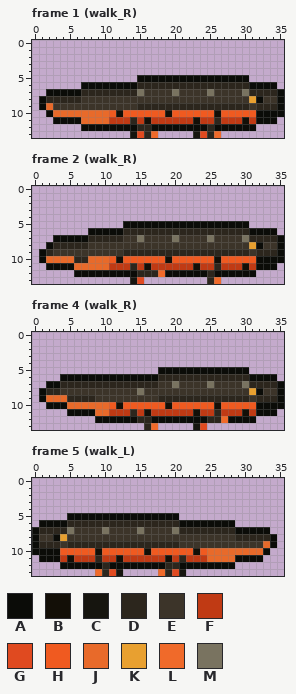
One commit to this pixel-art file: assets/creatures/freshwater/marsh_swamp/ms_chinese_fire_bellied_newt.aseprite. The picture above was drawn from the file before the commit.
36x14 pixels, 16 frames. Colours within 5 levels of each other are drawn and written as one. Shown: frame 1 (walk_R), frame 2 (walk_R), frame 4 (walk_R), frame 5 (walk_L). The commit also changed other frames, which this record leaves out.
Palette (. is transparent): A #0b0c08  B #130f07  C #16150f  D #2c261d  E #3c3429  F #c03a14  G #e04a20  H #f05a20  J #e86a2a  K #e8a030  L #f06a2a  M #797360
Pixels before, frame 1 (walk_R), first column x 1:
 5 ..............AAAAAAAAAAAAAAAA.....
 6 ......AAAAAAAADDDDDDDDDDDDDDDDAAAA.
 7 .AAAAADDDDDDDDMEEEEMEEEEMEEEEMDDDDA
 8 ADDDDDEEEEEEEEEEEEEEEEEEEEEEEEKAEEA
 9 AJEEEEEEEEEEEEDDDDDDDDDDDDDDDDEDDDA
10 .AJJJJJJJJHBHHHHHHBHHHHHHBHHHHHAAAA
11 ..AAAAJJJJFFFDFBFFFFFFBFFDFFFBFAAA.
12 ......AAAAAAAADDAAAAAAAADAAAAAA....
13 .............CGDL.....CGDL.........
Pixels before, frame 2 (walk_R), first column x 1:
 5 ............AAAAAAAAAAAAAAAAAA.....
 6 .......AAAAADDDDDDDDDDDDDDDDDDAAAA.
 7 ..AAAAADDDDDEEMEEEEMEEEEMEEEEMDDDDA
 8 .ADDDDDEEEEEEEEEEEEEEEEEEEEEEEKAEEA
 9 ADEEEEEEEEEEDDDDDDDDDDDDDDDDDDEDDDA
10 AJJJJDDJJJHBHHHHHHBHHHHHHBHHHHHAAAA
11 .AAAAJJJJJFFFDFBFFFFFFBFFDFFFBFAAA.
12 .....AAAAAAAAADDDLAAAAAADAAAAAA....
13 .............CG.........DL.........
Pixels before, frame 4 (walk_R), first column x 1:
 5 .................AAAAAAAAAAAAA.....
 6 ...AAAAAAAAAAAAAADDDDDDDDDDDDDAAAA.
 7 .AADDDDDDDDDDDDDDEEMEEEEMEEEEMDDDDA
 8 ADDEEEEEEEEEEEMEEEEEEEEEEEEEEEKAEEA
 9 AJJJDDDDEEEEEEEEEDDDDDDDDDDDDDEDDDA
10 .AAAJJJJJJHBHHHHHHBHHHHHHBHHHHHAAAA
11 ....AAAAJJFFFDFBFFFFFFBFFDFFFBFAAA.
12 ........AAAAAADDAAAAAAAADDLAAAA....
13 ...............DL.....CG...........
Pixels before, frame 5 (walk_L), first column x 0:
 5 .....AAAAAAAAAAAAAAAA..............
 6 .AAAADDDDDDDDDDDDDDDDAAAAAAAA......
 7 ADDDDMEEEEMEEEEMEEEEMDDDDDDDDAAAAA.
 8 AEEAKEEEEEEEEEEEEEEEEEEEEEEEEDDDDDA
 9 ADDDEDDDDDDDDDDDDDDDDEEEEEEEEEEEEJA
10 AAAAHHHHHBHHHHHHBHHHHHHBHJJJJJJJJA.
11 .AAAFBFFFDFFBFFFFFFBFDFFFJJJJAAAA..
12 ....AAAAAADAAAAAAAADDAAAAAAAA......
13 .........LDGC.....LDGC.............
The same view after the edit:
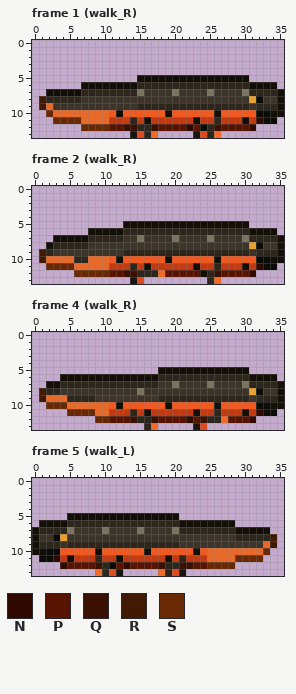
Colours new in this view: N #300a01  P #581301  Q #391002  R #401a03  S #6a2905
Diff:
Changed rows in their new state; - is an unchanged pixel.
Frame 1 (walk_R):
first column x 1:
 5 --------------BBBBBBBBBBBBBBBB-----
 6 ------BBBBBBBB----------------BBBB-
 7 -BBBBB----------------------------B
 8 R---------------------------------B
 9 R---------------------------------B
10 -S-------------------------------BB
11 --SSSS-------------------------N---
12 ------SSSSPPQQ--QPPPPNP--QPPPPN----
Frame 2 (walk_R):
first column x 1:
 5 ------------BBBBBBBBBBBBBBBBBB-----
 6 -------BBBBB------------------BBBB-
 7 --BBBBB---------------------------B
 8 -B--------------------------------B
 9 R---------------------------------B
10 R--------------------------------BB
11 -SSSS--------------------------N---
12 -----SSSSSPPQQ----PPPPPB-QPPPPN----
Frame 4 (walk_R):
first column x 1:
 5 -----------------BBBBBBBBBBBBB-----
 6 ---BBBBBBBBBBBBBB-------------BBBB-
 7 -BB-------------------------------B
 8 R---------------------------------B
 9 R---------------------------------B
10 -SSS-----------------------------BB
11 ----SSSS-----------------------N---
12 --------SSPPPQ--QPPPPNPQ---PPPN----
Frame 5 (walk_L):
first column x 0:
 5 -----BBBBBBBBBBBBBBBB--------------
 6 -BBBB----------------BBBBBBBB------
 7 B----------------------------BBBBB-
 8 B---------------------------------R
 9 B---------------------------------R
10 BB-------------------------------S-
11 ---N-------------------------SSSS--
12 ----NPPPPQ--PNPPPPQ--QQPPSSSS------
